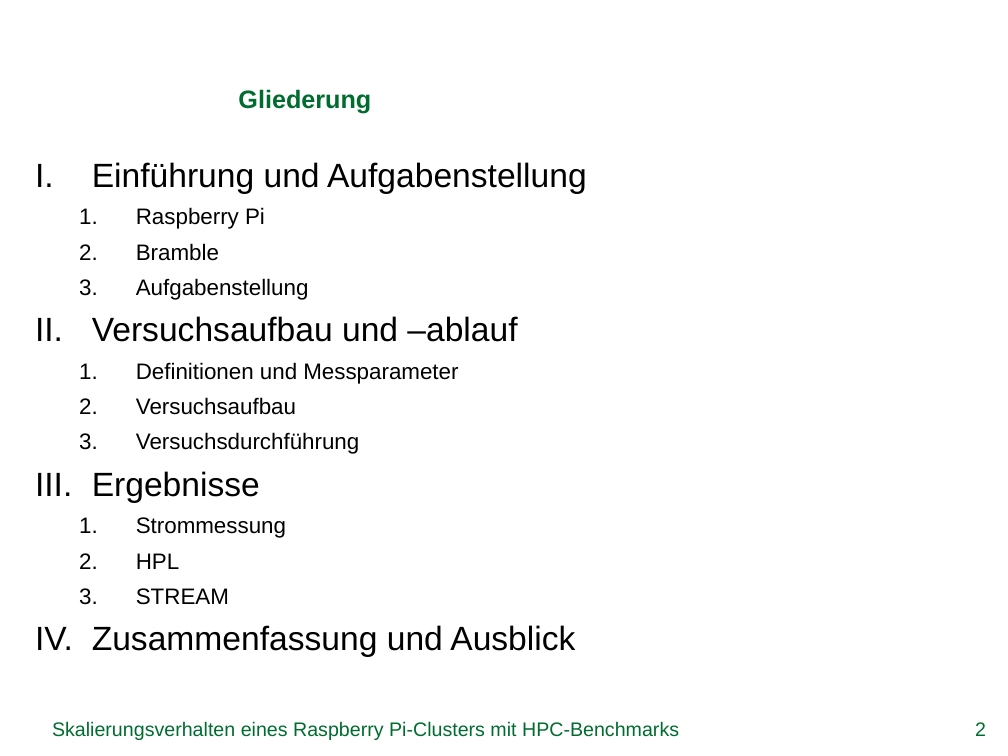
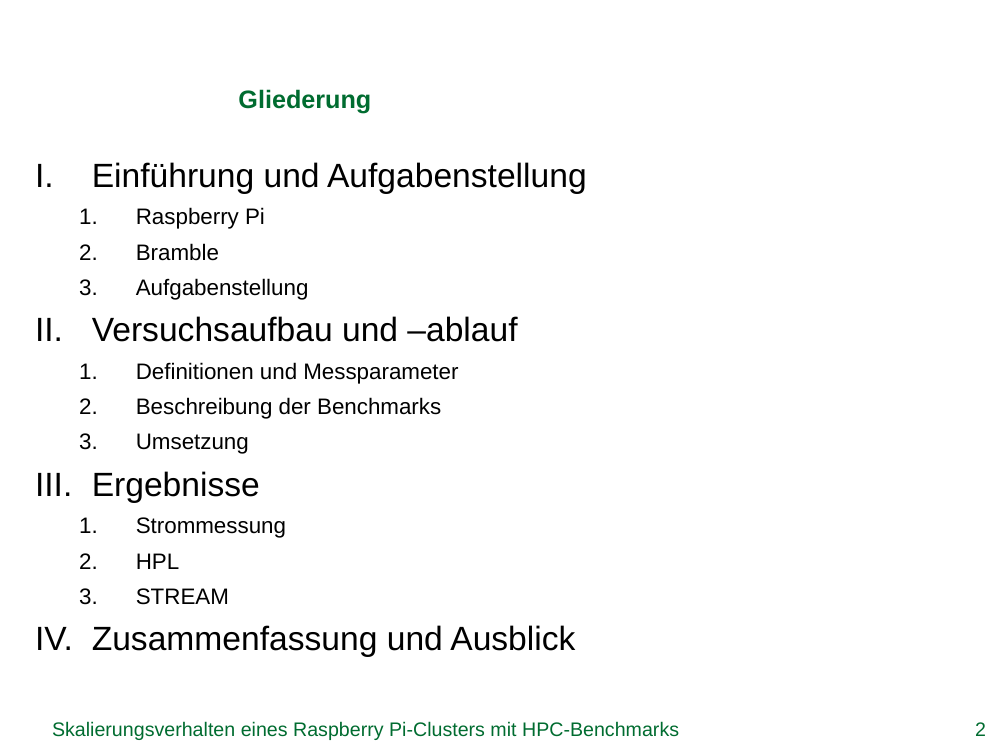
Before and after one commit to missgreenwood/bachelor-arbeit, a slide deck: slide 2 of Disputation/grei14.pptx. Drawn at 1008x756 pixels with LibreOffice and Linux fonts; fonts in the diff are those of the drawing; background and template pictures are left out. Boxes give left, top, right and bottom in pixels: in the first picture for what was removed or moved away, otherwise in the second. Text is boxed around its words. In the diff, an @@ line names an element or a change of style, - is before the commit and + after.

```diff
--- a/Disputation/grei14.pptx
+++ b/Disputation/grei14.pptx
@@ text at (x1=136, y1=397, x2=441, y2=454): text changed @@
-  2. Versuchsaufbau
-  3. Versuchsdurchführung
+  2. Beschreibung der Benchmarks
+  3. Umsetzung
```
Also in this commit, not shown: 3 other slides changed, 1 other file.
